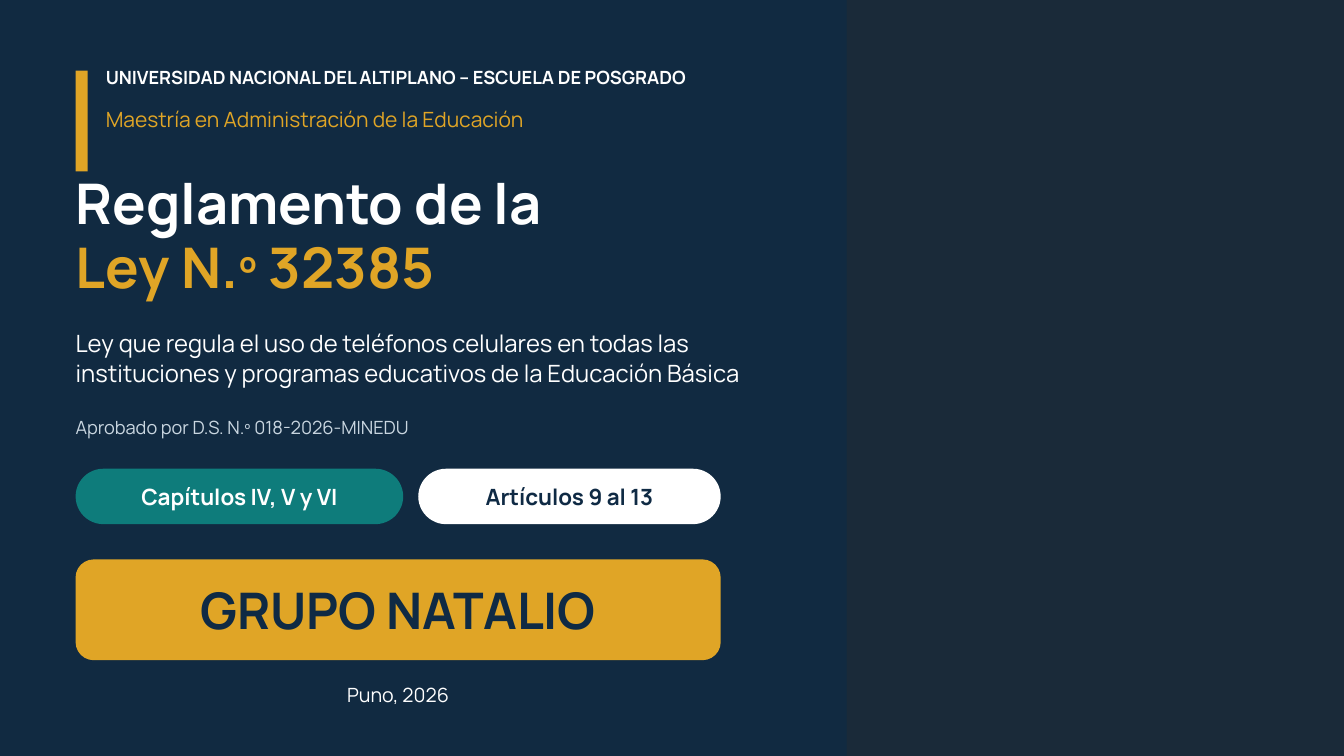
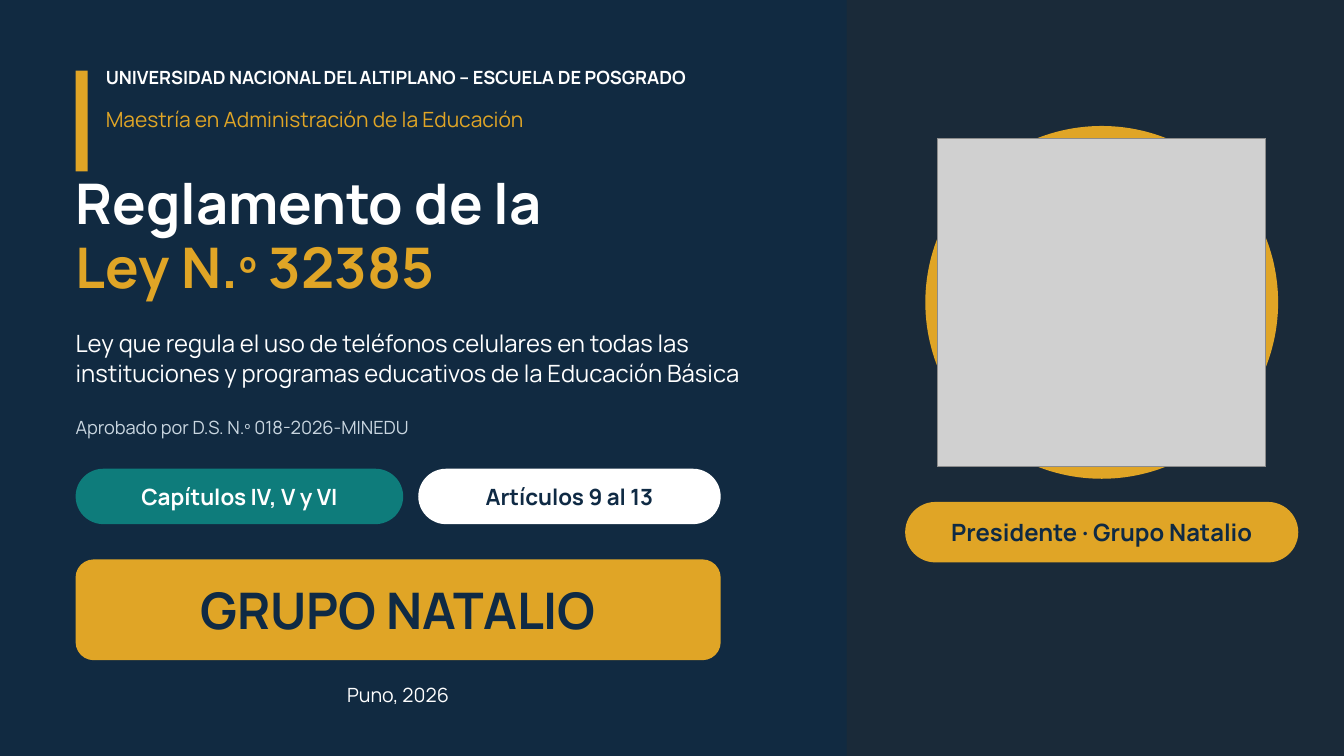
Before and after one commit to juanjosederecho/grupo-natalio-ppt, a slide deck: slide 1 of Grupo_Natalio_Articulos_9_13.pptx. Drawn at 1344x756 pixels with LibreOffice and Linux fonts; fonts in the diff are those of the drawing; grey boxes stand for pictures; background and template pictures are left out; a plain dark background stands for a picture behind light text. Boxes give left, top, right and bottom in pixels: in the first picture for what was removed or moved away, otherwise in the second. Text is boxed around its words. In the diff, an @@ line names an element or a change of style, - is before the commit and + after.

Commit message:
Portada: foto caricaturizada (filtro OpenCV) del Presidente · Grupo Natalio

```diff
--- a/Grupo_Natalio_Articulos_9_13.pptx
+++ b/Grupo_Natalio_Articulos_9_13.pptx
@@ ellipse added at (926,126,1278,479), fill #E0A526 @@
@@ picture added at (938,138,1266,467) @@
@@ rounded rectangle added at (905,502,1299,563), fill #E0A526 @@
@@ text added at (951,523,1252,547), 17 pt, text #0F2A44, bold @@
+Presidente · Grupo Natalio
```
